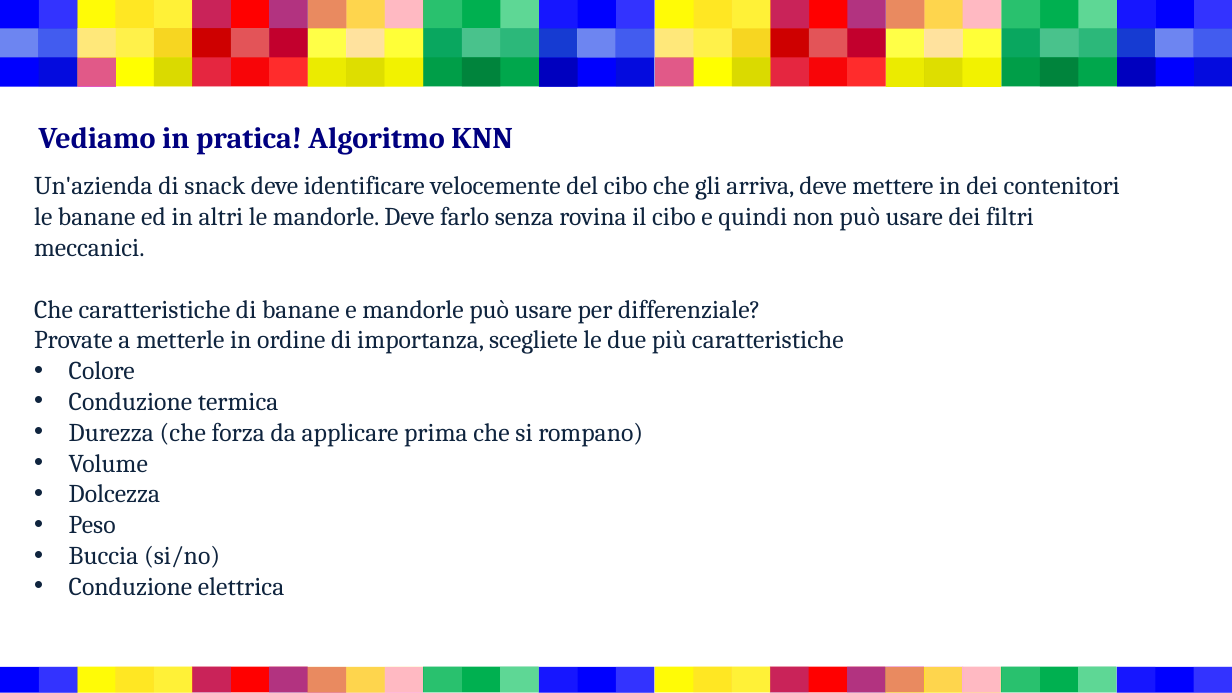
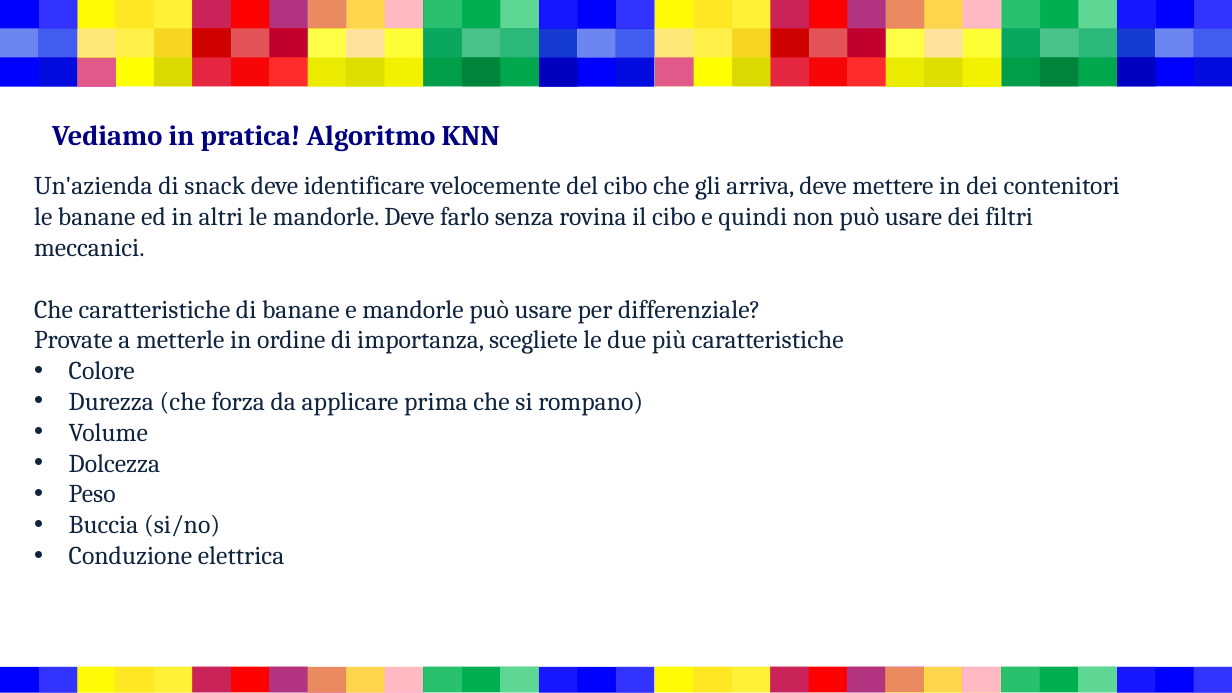
Before and after one commit to Biondi-Tommaso/knnVisualizer, a slide deck: slide 4 of Materiale_per_tutor/Presentazione.pptx (slide 5 before the commit). Drawn at 1232x693 pixels with LibreOffice and Linux fonts; fonts in the diff are those of the drawing. Boxes give left, top, right and bottom in pixels: in the first picture for what was removed or moved away, otherwise in the second. Text is boxed around its words. In the diff, an @@ line names an element or a change of style, - is before the commit and + after.

```diff
--- a/Materiale_per_tutor/Presentazione.pptx
+++ b/Materiale_per_tutor/Presentazione.pptx
@@ title "Vediamo in pratica! Algoritmo KNN" at box(52, 125, 500, 152): size 23.4 to 22.1 pt; line spacing 1 to 0.9 @@
@@ text at box(69, 392, 279, 411): paragraph removed @@
-• Conduzione termica
```
Also in this commit, not shown: 7 other slides changed.
